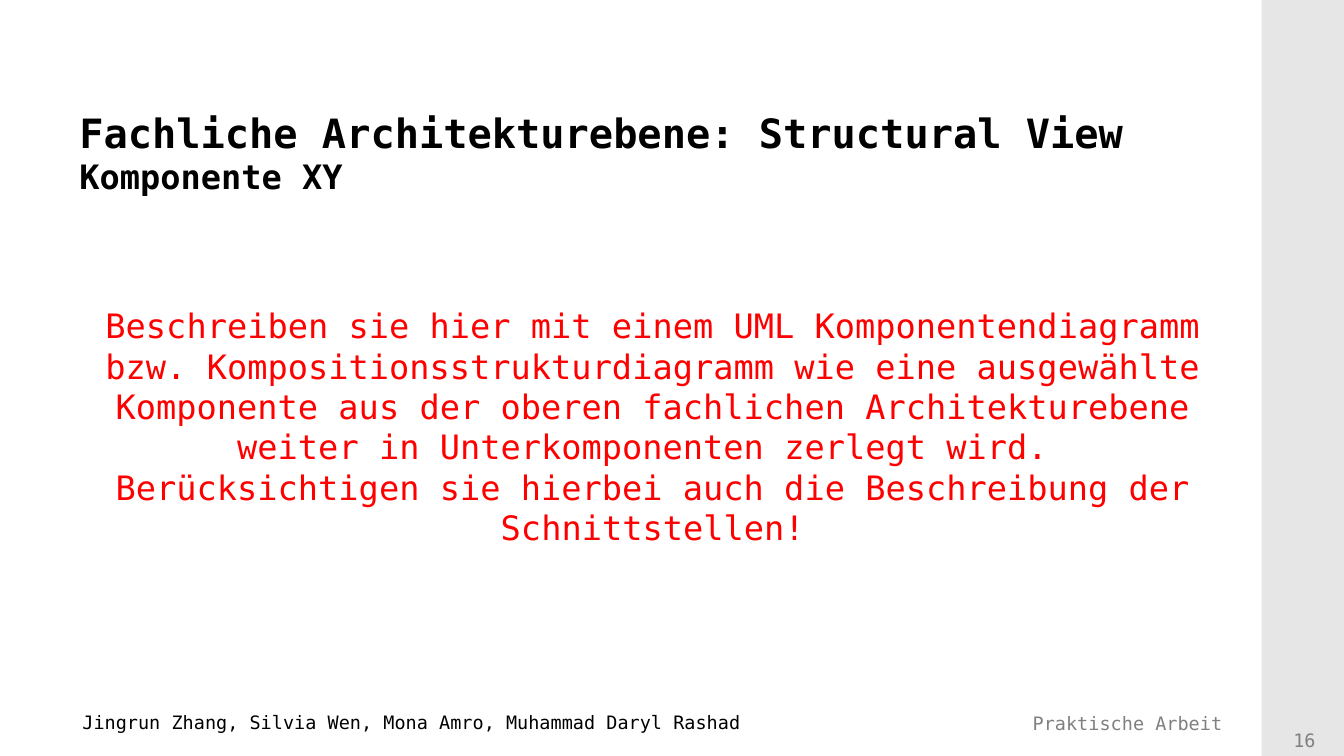
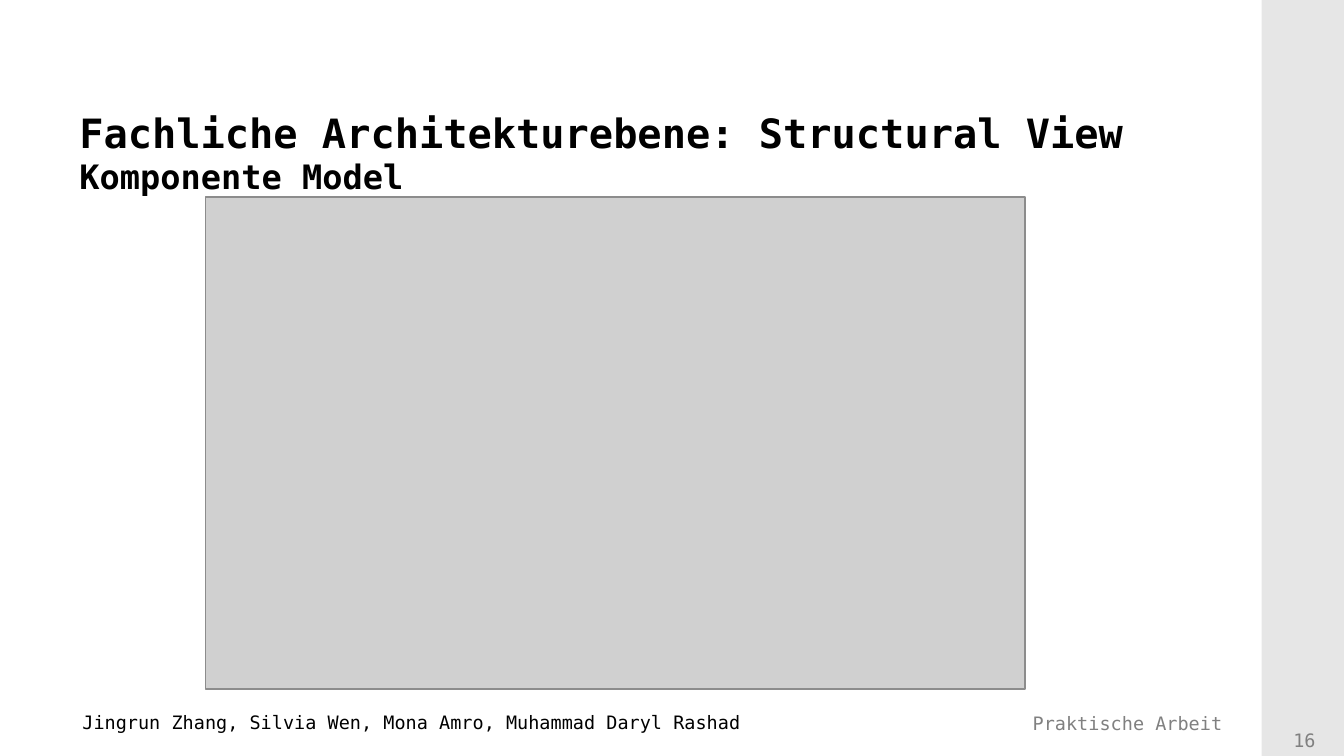
Before and after one commit to Mufasaxi/SimpleBank, a slide deck: slide 16 of architecture/Vorlage_Praesentation_2022 _2_2_OOD.pptx. Drawn at 1344x756 pixels with LibreOffice and Linux fonts; fonts in the diff are those of the drawing; grey boxes stand for pictures; background and template pictures are left out. Boxes give left, top, right and bottom in pixels: in the first picture for what was removed or moved away, otherwise in the second. Text is boxed around its words. In the diff, an @@ line names an element or a change of style, - is before the commit and + after.

```diff
--- a/architecture/Vorlage_Praesentation_2022 _2_2_OOD.pptx
+++ b/architecture/Vorlage_Praesentation_2022 _2_2_OOD.pptx
@@ title at [79,115,1123,197]: text changed @@
-Fachliche Architekturebene: Structural View
-Komponente XY
+Fachliche Architekturebene: Structural View
+Komponente Model
@@ picture added at [206,197,1026,690] @@
@@ text removed at [105,312,1200,541] @@
-Beschreiben sie hier mit einem UML Komponentendiagramm bzw. Kompositionsstrukturdiagramm wie eine ausgewählte Komponente aus der oberen fachlichen Architekturebene weiter in Unterkomponenten zerlegt wird.
-Berücksichtigen sie hierbei auch die Beschreibung der Schnittstellen!
```
Also in this commit, not shown: 4 other slides changed, 8 other files.
